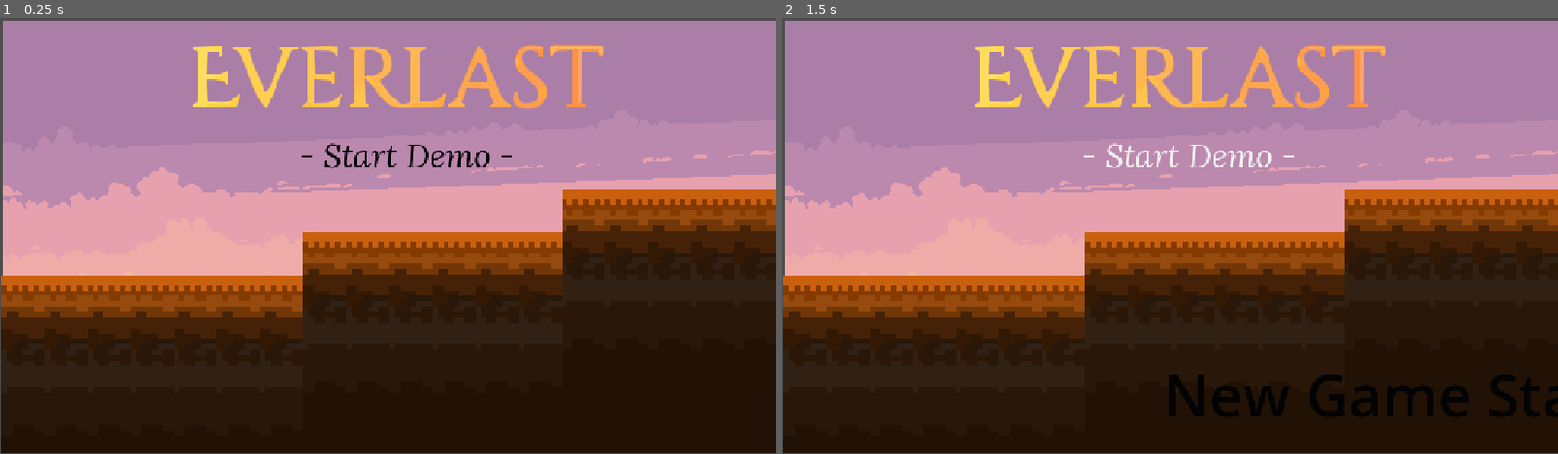
Above: before the commit, frames 1-2 (left to right).
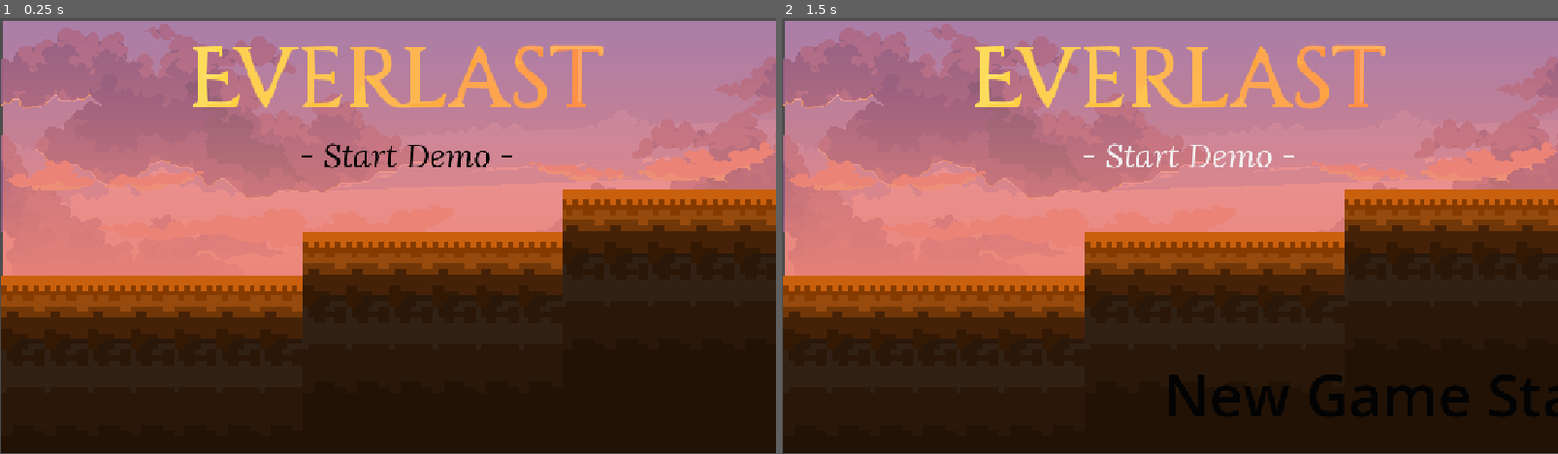
Above: after the commit, the same moments.

Repository: sirtajdev/Everlast
Game: Godot game, scene res://node_2d.tscn
The game is run twice, just before and just after one commit, with the same random seed, the same clock (stepped at 60 frames per second) and the same inputs.
Inputs:
- Up to frame 1 (0.25 s): no input
- Up to frame 2 (1.5 s): click "- Start Demo -" at 0.5 s; click "- Start Demo -" at 1.25 s

The runs differ from the first frame. In frame 1, 30% of the frame differs, in the area x 0-100%, y 1-60%; in frame 2, 30%.

Commit message:
Pre merge

Diff:
--- a/everlast/node_2d.tscn
+++ b/everlast/node_2d.tscn
@@ -7,6 +7,9 @@
 [ext_resource type="PackedScene" uid="uid://d0gax1jr0mxwf" path="res://title_ground.tscn" id="3_kdubu"]
 [ext_resource type="Texture2D" uid="uid://247gx85nbpde" path="res://Ground-SS.png" id="3_q6r6c"]
 [ext_resource type="Texture2D" uid="uid://qy1srycklei2" path="res://1.png" id="5_d21ai"]
+[ext_resource type="Texture2D" uid="uid://byndwndg8rip5" path="res://Lora/4.png" id="8_ir8iy"]
+[ext_resource type="Texture2D" uid="uid://co1c26qtnqr65" path="res://Lora/3.png" id="9_hqns4"]
+[ext_resource type="Texture2D" uid="uid://co2r0wqup577g" path="res://Lora/2.png" id="10_x0ka3"]
 
 [sub_resource type="TileSetAtlasSource" id="TileSetAtlasSource_rj586"]
 texture = ExtResource("3_q6r6c")
@@ -74,4 +77,22 @@
 theme_override_colors/font_color = Color(0.0142752165, 0.014275218, 0.014275218, 1)
 theme_override_font_sizes/font_size = 87
 
+[node name="4" type="Sprite2D" parent="." unique_id=1022501624]
+show_behind_parent = true
+position = Vector2(575.5, 325.99997)
+scale = Vector2(1.9982638, 1.9753084)
+texture = ExtResource("8_ir8iy")
+
+[node name="3" type="Sprite2D" parent="." unique_id=496375250]
+show_behind_parent = true
+position = Vector2(577.49994, 197)
+scale = Vector2(1.9809027, 1.1481481)
+texture = ExtResource("9_hqns4")
+
+[node name="2" type="Sprite2D" parent="." unique_id=1831396311]
+show_behind_parent = true
+position = Vector2(576, -14.499977)
+scale = Vector2(1.9895834, 2.4537036)
+texture = ExtResource("10_x0ka3")
+
 [connection signal="pressed" from="NewGameButton" to="." method="_on_new_game_button_pressed"]
Binary file added: everlast/Lora/2.png
Not shown, added: everlast/Lora/2.png.import
Binary file added: everlast/Lora/3.png
Not shown, added: everlast/Lora/3.png.import
Binary file added: everlast/Lora/4.png
Not shown, added: everlast/Lora/4.png.import
